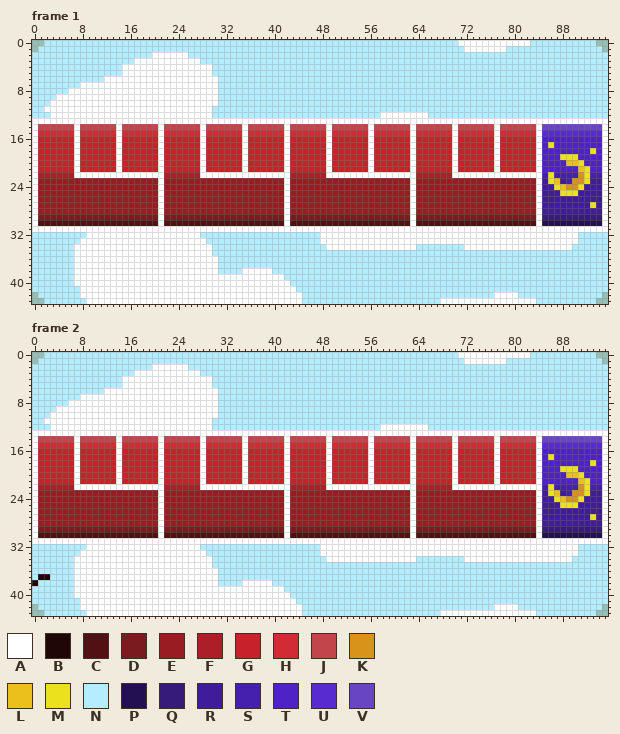
Edited in one commit: pixel-art file (textures/screen/screen_score.aseprite). Above is the file before it was changed.
96x44 pixels, 20 frames. Colours within 5 levels of each other are drawn and written as one. Shown: frame 1, frame 2. The commit also changed other frames, which this record leaves out.
Palette (. is transparent): A #ffffff  B #1f0607  C #521014  D #7a1b20  E #991c23  F #ad1f28  G #c7222c  H #d12b35  J #c2454c  K #d8931a  L #ebc01d  M #ebe21d  N #b5edff  P #221052  Q #361b7a  R #3f1c99  S #451fad  T #4f22c7  U #582bd1  V #6845c2
And afterwards:
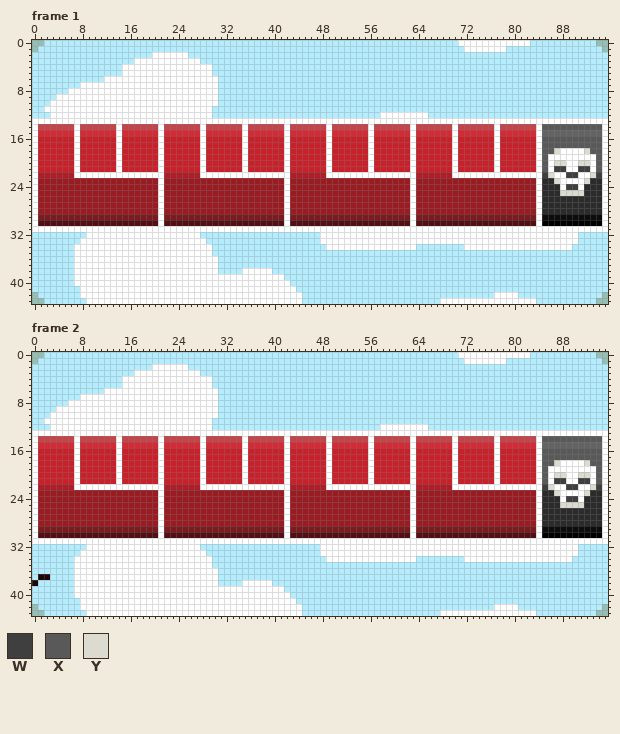
Colours new in this view: W #3f3f3f  X #595959  Y #dcdbd1
Edits made:
layer "Boss Icon" added
@@ palette @@
-P #221052
+P #000000
-Q #361b7a
+Q #0c0c0c
-R #3f1c99
+R #2b2b2b
-U #582bd1
+U #636363
--- frame 1, layer "Boss Icon"
@@ x 83..95 @@
 13 AAAAAAAAAAAAA
-14 JAVVVVVVVVVVA
+14 JAXXXXXXXXXXA
 15 HAUUUUUUUUUUA
-16 GATTTTTTTTTTA
-17 GATMTTTTTTTTA
-18 GATTTTTTTTMTA
-19 GATTTMMMTTTTA
-20 GATTTTLLMTTTA
-21 GATTTTTTLMTTA
-22 AASMSSSSKMSSA
-23 EARMLRSKKMRRA
-24 EARRMLKKMRRRA
-25 EARRRMMMRRRRA
+16 GAXXXXXXXXXXA
+17 GAXXXXXXXXXXA
+18 GAXXYAAAAYXXA
+19 GAXAAAAAAAAXA
+20 GAXAYYAAYYAXA
+21 GAXAWWAAWWAXA
+22 AAWYAAWWAAYWA
+23 EARRYAAAAYRRA
+24 EARRRAWWARRRA
+25 EARRRYYYYRRRA
 26 EARRRRRRRRRRA
-27 EARRRRRRRRMRA
+27 EARRRRRRRRRRA
 28 EARRRRRRRRRRA
--- frame 2, layer "Boss Icon": the same change as frame 1
Pixel boxes of the changes (left, top, right, bottom) in both pictures:
changed: (542, 124, 602, 226)
changed: (542, 436, 602, 538)
